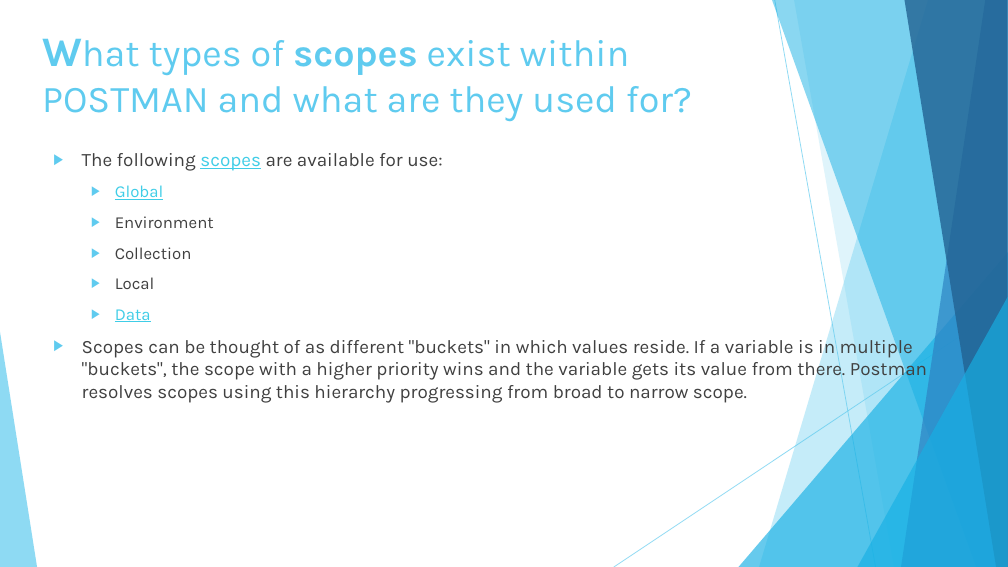
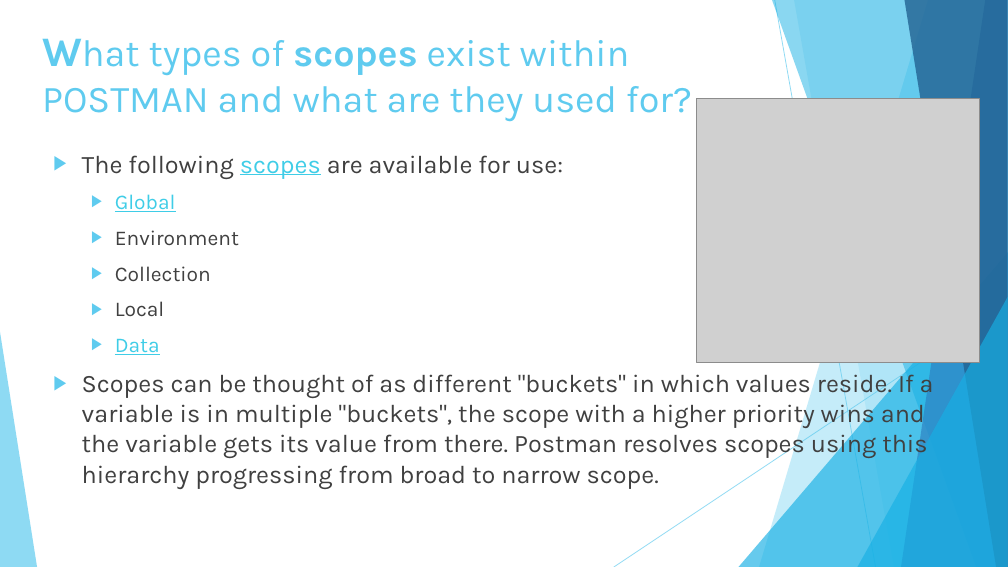
Before and after one commit to diegosilva91/Postman, a slide deck: slide 8 of Pill_Postman_presentation.pptx. Drawn at 1008x567 pixels with LibreOffice and Linux fonts; fonts in the diff are those of the drawing; grey boxes stand for pictures. Boxes give left, top, right and bottom in pixels: in the first picture for what was removed or moved away, otherwise in the second. Text is boxed around its words. In the diff, an @@ line names an element or a change of style, - is before the commit and + after.

```diff
--- a/Pill_Postman_presentation.pptx
+++ b/Pill_Postman_presentation.pptx
@@ picture added at box(696, 98, 979, 363) @@
@@ text "The following scopes are available ..." at box(82, 155, 934, 489): size 18 to 24 pt in "The following scopes are available for use:", "Scopes can be thought of as different ..."; size 16 to 20 pt in "Global", "Environment", "Collection", "Local" and 1 more places @@
```
Also in this commit, not shown: 6 slides added, 4 slides removed, 1 other file.
